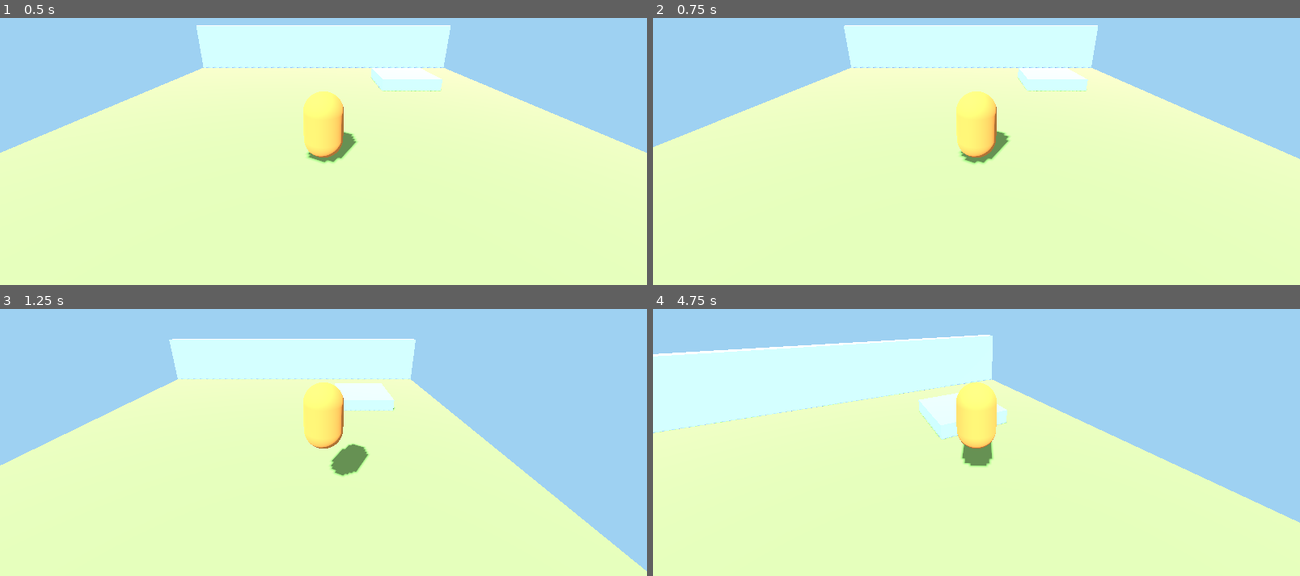
Above: before the commit, frames 1-4 (two rows, left to right).
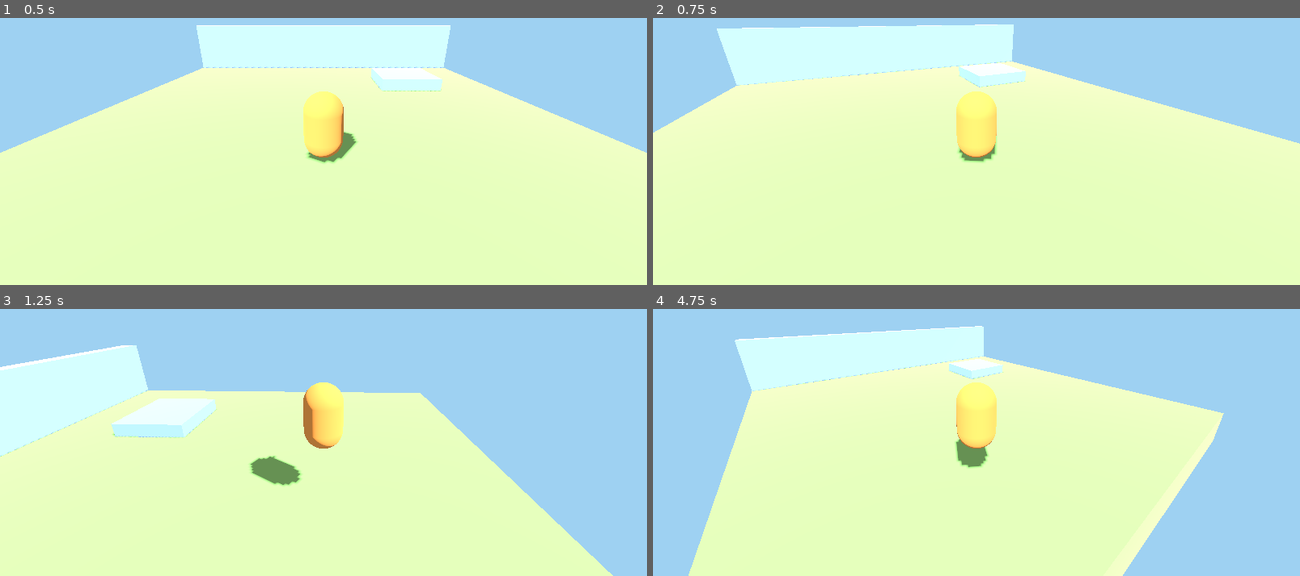
Above: after the commit, the same moments.

Repository: Euraika-Labs/Project-Camiel
Game: Godot game, scene res://scenes/test_space.tscn
Same seed, same stepped clock (60 frames per second), same inputs: the game is played once before the commit and once after it.
Inputs (mouse positions are in pixels of both pictures, inside the frame that each line leads up to):
- Up to frame 1 (0.5 s): no input
- Up to frame 2 (0.75 s): tap Enter at 0.5 s; move the mouse to (1118, 84) at 0.52 s; hold D (move_right) from 0.53 s (still down); click (1118, 84) at 0.67 s
- Up to frame 3 (1.25 s): keep holding D (move_right); tap Space (jump) at 0.77 s
- Up to frame 4 (4.75 s): move the mouse to (847, 413) at 1.27 s; release D (move_right) at 1.28 s; hold S (move_back) 1.28-2.03 s; tap Space (jump) at 1.52, 3.02, 3.77, 4.52 s; move the mouse to (1041, 314) at 2.02 s; hold D (move_right) 2.03-2.78 s; move the mouse to (944, 466) at 2.77 s; hold W (move_forward) 2.78-3.53 s; click (944, 466) at 2.92 s; move the mouse to (1170, 447) at 3.52 s; hold A (move_left) from 3.53 s (still down); move the mouse to (782, 341) at 4.27 s

Frame 1 is identical in both runs. In frame 2, 11% of the frame differs, in the area x 0-100%, y 2-55%; in frame 3, 20%; in frame 4, 28%, in the area x 0-100%, y 6-100%.

Commit message:
feat(01-06): switch steering_mode default to turn-and-walk (D-11 verdict)
- User playtested the 3D test space (walk, jump, fall-return, wall/camera) with
  camera-relative steering and gave the verdict "switch to turn-and-walk"
- Changed scripts/camiel_controller.gd steering_mode default from
  SteeringMode.CAMERA_RELATIVE to SteeringMode.TURN_AND_WALK
- scenes/camiel.tscn carries no steering_mode override, so this default takes
  effect unchanged; no tunable values (walk_speed, camera_follow_speed,
  turn_speed, spring_length, pitch) were touched — no tuning feedback was given
- bash scripts/tools/run_headless_check.sh still ends "Headless check passed."

Co-Authored-By: Claude Sonnet 5 <noreply@anthropic.com>

Diff:
--- a/scripts/camiel_controller.gd
+++ b/scripts/camiel_controller.gd
@@ -9,7 +9,7 @@
 
 enum SteeringMode { CAMERA_RELATIVE, TURN_AND_WALK }
 
-@export var steering_mode: SteeringMode = SteeringMode.CAMERA_RELATIVE
+@export var steering_mode: SteeringMode = SteeringMode.TURN_AND_WALK
 @export var walk_speed := 2.5
 @export var acceleration := 12.0
 @export var deceleration := 16.0
